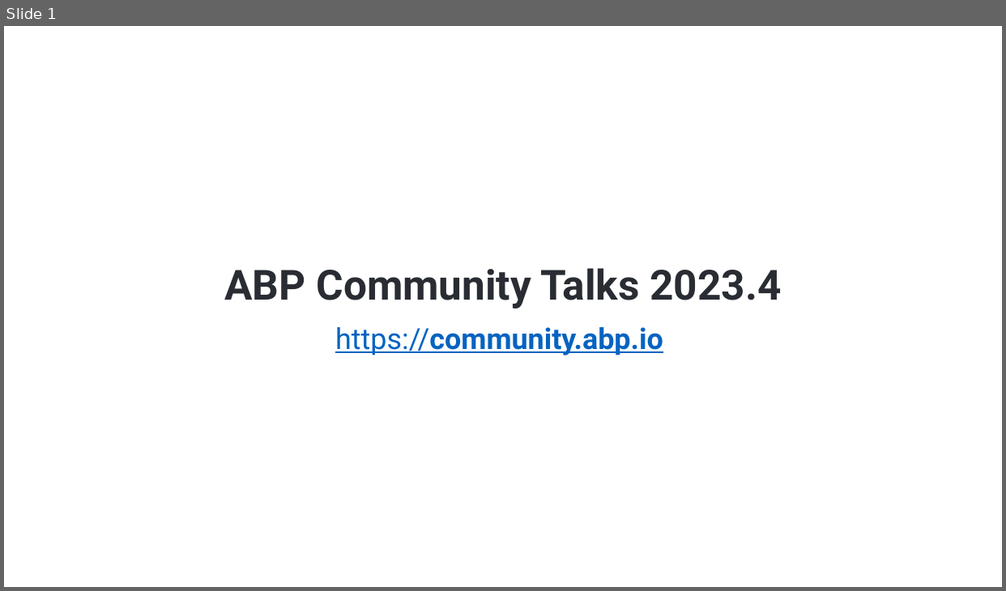
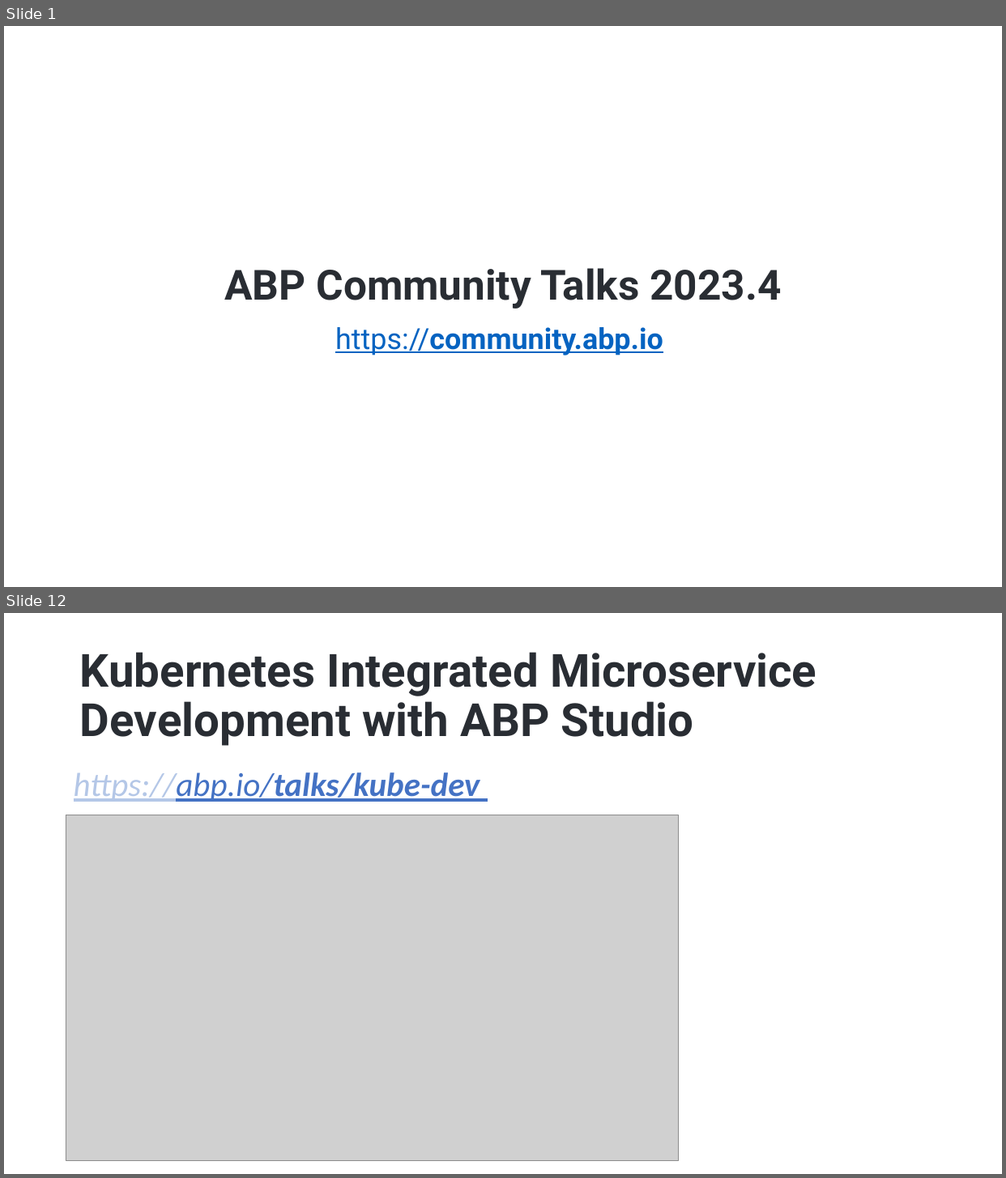
Before and after one commit to hikalkan/presentations, a slide deck: 2023-05-30 ABP Community Talks 2023.4/ABP Comm Talks 2023.4.pptx. Shown one above the other, each under a label of ours: slide 1 before the commit, slides 1 and 12 after it; the slides between them are not shown. The pictures are 1006x591 and 1006x1178 pixels, drawn with LibreOffice and Linux fonts; fonts in the diff are those of the drawing; grey boxes stand for pictures; background and template pictures are left out. Boxes give left, top, right and bottom in pixels: in the first picture for what was removed or moved away, otherwise in the second. Text is boxed around its words. In the diff, an @@ line names an element or a change of style, - is before the commit and + after.

```diff
--- a/2023-05-30 ABP Community Talks 2023.4/ABP Comm Talks 2023.4.pptx
+++ b/2023-05-30 ABP Community Talks 2023.4/ABP Comm Talks 2023.4.pptx
@@ slide 12 added at [4, 613, 1002, 1174], background picture (left out) @@
@@ title added at [80, 652, 816, 746], 44 pt, text #292D33, bold @@
+Kubernetes Integrated Microservice Development with ABP Studio
@@ text added at [74, 773, 480, 802], 32 pt, text #4472C4, italic, underline @@
+https://abp.io/talks/kube-dev
@@ picture added at [66, 815, 679, 1161] @@
```
Also in this commit, not shown: 1 slide changed, 12 other slides added, 7 slides removed.
